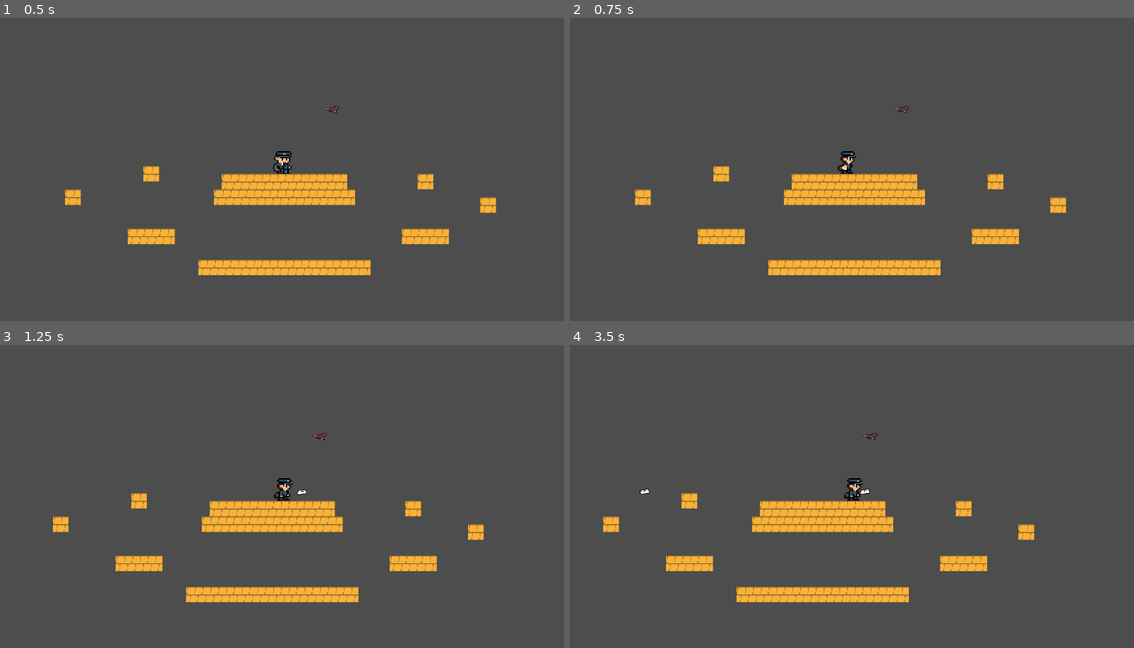
Above: before the commit, frames 1-4 (two rows, left to right).
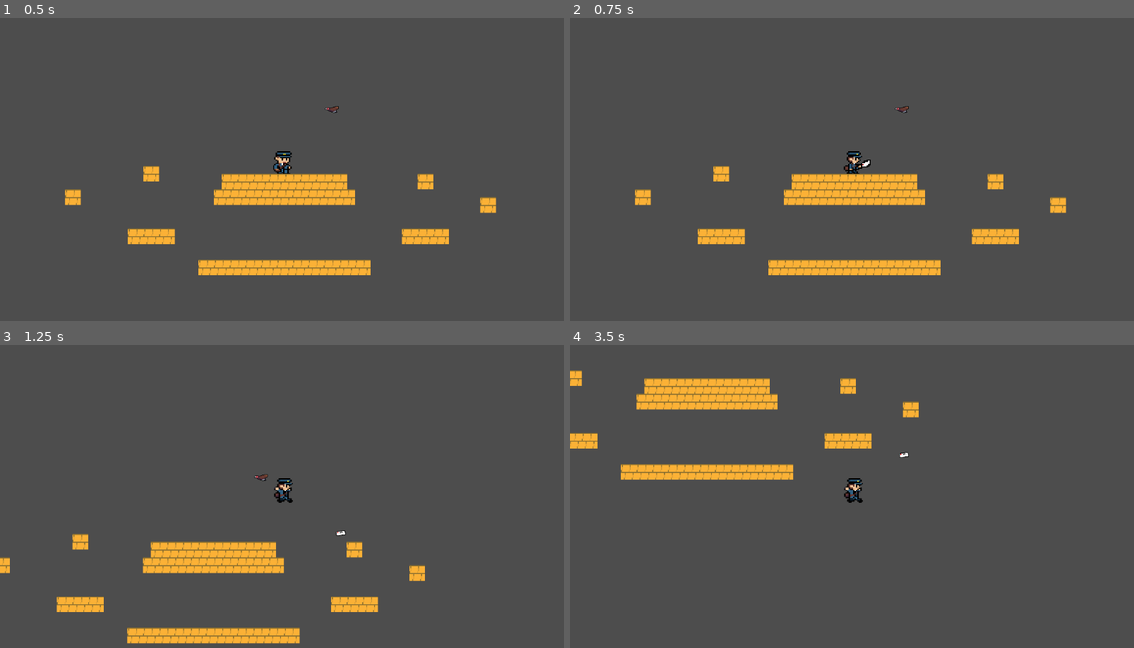
Above: after the commit, the same moments.

Repository: Suukhii/Delivery-through-time
Game: Godot game, scene res://scenes/game.tscn
The game is run twice, just before and just after one commit, with the same random seed, the same clock (stepped at 60 frames per second) and the same inputs.
Inputs:
- Up to frame 1 (0.5 s): no input
- Up to frame 2 (0.75 s): hold Right (move_right) from 0.53 s (still down); hold K (shoot_player_projectile) from 0.53 s (still down)
- Up to frame 3 (1.25 s): keep holding Right (move_right); keep holding K (shoot_player_projectile); tap Space (jump) at 0.77 s
- Up to frame 4 (3.5 s): release K (shoot_player_projectile) at 1.28 s; tap K (shoot_player_projectile) at 1.35, 2.85 s; tap Space (jump) at 1.52, 3.02 s; release Right (move_right) at 2.03 s; hold Left (move_left) 2.03-2.78 s; hold K (shoot_player_projectile) 2.03-2.78 s; hold Right (move_right) from 2.78 s (still down)

Frame 1 is identical in both runs. In frame 2, 0.3% of the frame differs, in the area x 47-54%, y 43-52%; in frame 3, 11%; in frame 4, 11%, in the area x 0-83%, y 8-85%.

Commit message:
added speed

Diff:
--- a/scenes/player.tscn
+++ b/scenes/player.tscn
@@ -97,7 +97,7 @@
 }],
 "loop": false,
 "name": &"throw",
-"speed": 5.0
+"speed": 15.0
 }]
 
 [sub_resource type="CircleShape2D" id="CircleShape2D_3vyb7"]
--- a/scenes/player_projectile.tscn
+++ b/scenes/player_projectile.tscn
@@ -15,5 +15,4 @@
 
 [node name="Sprite2D" type="Sprite2D" parent="."]
 position = Vector2(49, -3)
-scale = Vector2(1, 1)
 texture = ExtResource("2_oxij3")
Not shown: 1 places in scenes/player_projectile.tscn that only renumber resources
